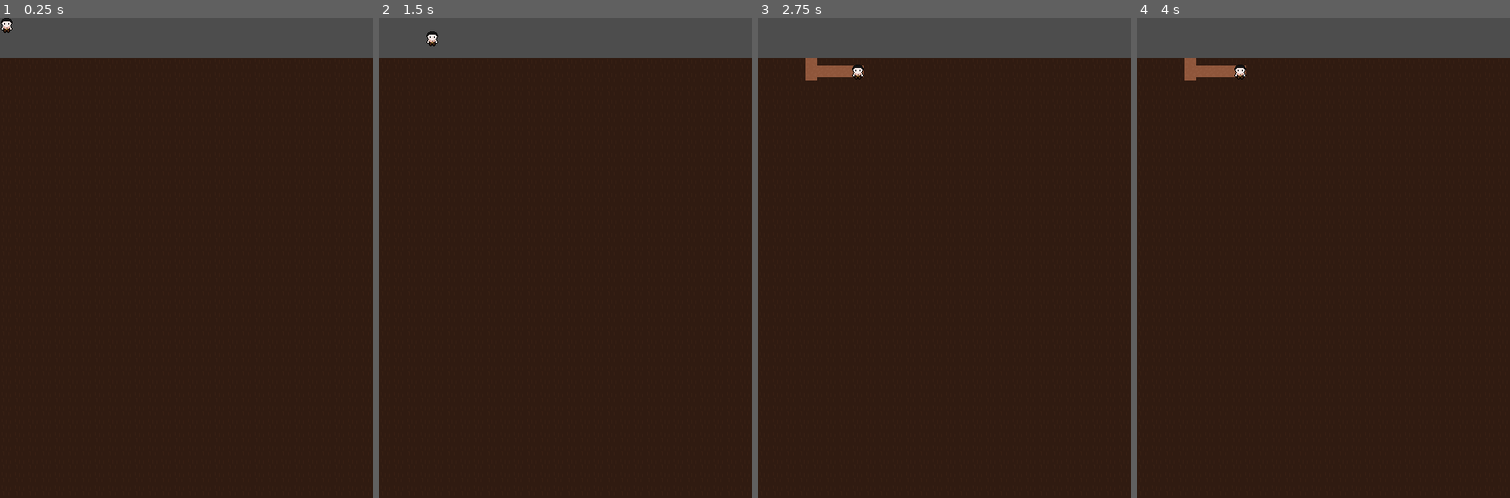
Above: before the commit, frames 1-4 (left to right).
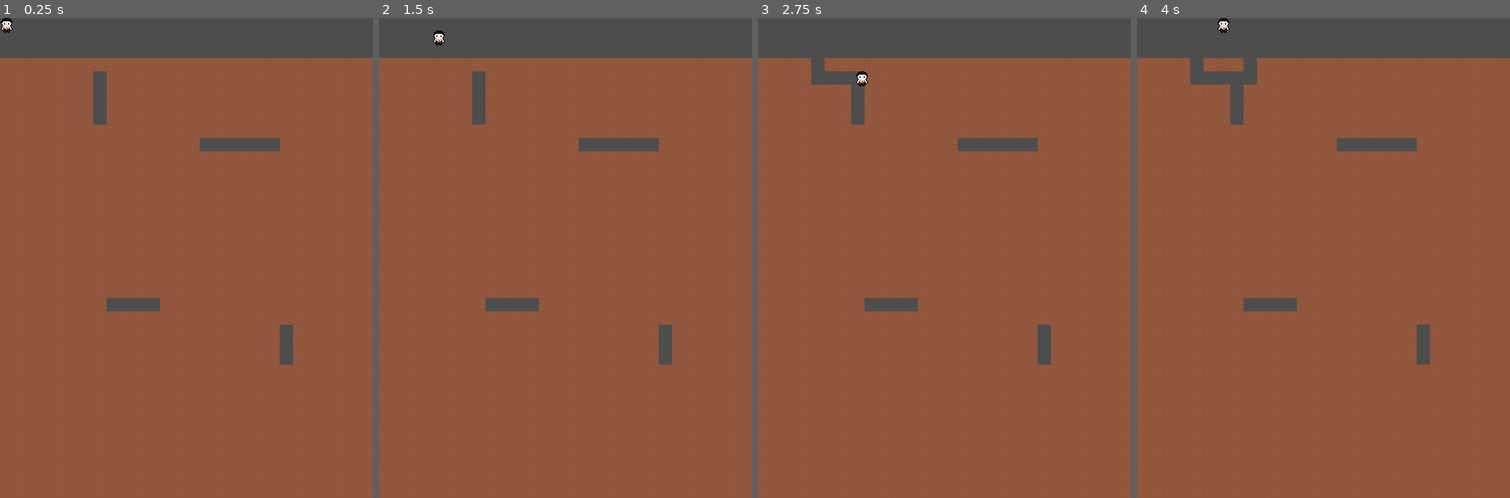
Above: after the commit, the same moments.

Repository: KyzonP/20-games---game-7
Game: Godot game, scene res://Scenes/level.tscn
Same seed, same stepped clock (60 frames per second), same inputs: the game is played once before the commit and once after it.
Inputs:
- Up to frame 1 (0.25 s): no input
- Up to frame 2 (1.5 s): tap Enter at 0.5 s; hold D (move_right) 0.53-1.28 s; hold S (move_down) from 1.28 s (still down)
- Up to frame 3 (2.75 s): release S (move_down) at 2.03 s; hold D (move_right) from 2.03 s (still down)
- Up to frame 4 (4 s): release D (move_right) at 2.78 s; hold W (move_up) 2.78-3.53 s; hold A (move_left) from 3.53 s (still down)

The runs differ from the first frame. In frame 1, 92% of the frame differs, in the area x 0-100%, y 8-100%; in frame 2, 92%, in the area x 0-100%, y 2-100%; in frame 3, 91%; in frame 4, 92%.

Commit message:
Basic functionality
Player can now moves and stays in the grid system.
Level randomly generates pockets, and tiles are removed as the players walks through them

Diff:
--- a/Scenes/level.tscn
+++ b/Scenes/level.tscn
@@ -2,8 +2,8 @@
 
 [ext_resource type="Texture2D" uid="uid://bcoi0t2lx6txt" path="res://Assets/Tileset.png" id="1_tumq0"]
 [ext_resource type="Script" uid="uid://ittxvxyjog1k" path="res://Scripts/player.gd" id="2_6phgx"]
+[ext_resource type="Script" uid="uid://cj8h4e1adu6sb" path="res://Scripts/tile_map_layer.gd" id="2_81xng"]
 [ext_resource type="Texture2D" uid="uid://bgi818xp8eb35" path="res://Assets/Sam.png" id="2_k5f4k"]
-[ext_resource type="Texture2D" uid="uid://cld30ihwu2jr6" path="res://Assets/Background.png" id="3_6phgx"]
 
 [sub_resource type="TileSetAtlasSource" id="TileSetAtlasSource_81xng"]
 texture = ExtResource("1_tumq0")
@@ -35,12 +35,13 @@
 [node name="TileMapLayer" type="TileMapLayer" parent="." unique_id=2025332983]
 tile_map_data = PackedByteArray("AAAAAAMAAAAAAAAAAAAAAAQAAAAAAAAAAAAAAAUAAAAAAAAAAAAAAAYAAAAAAAAAAAAAAAcAAAAAAAAAAAAAAA …(14704 unchanged characters)…
 tile_set = SubResource("TileSet_wqkje")
+script = ExtResource("2_81xng")
 
-[node name="Player" type="Area2D" parent="." unique_id=25887692 node_paths=PackedStringArray("terrainPolygon")]
+[node name="Player" type="Area2D" parent="." unique_id=25887692 node_paths=PackedStringArray("maze")]
 z_index = 2
 position = Vector2(8, 8)
 script = ExtResource("2_6phgx")
-terrainPolygon = NodePath("../Polygon2D")
+maze = NodePath("../TileMapLayer")
 
 [node name="AnimatedSprite2D" type="AnimatedSprite2D" parent="Player" unique_id=226540181]
 texture_filter = 1
@@ -48,13 +49,3 @@
 
 [node name="CollisionShape2D" type="CollisionShape2D" parent="Player" unique_id=700383394]
 shape = SubResource("RectangleShape2D_k5f4k")
-
-[node name="Polygon2D" type="Polygon2D" parent="Player" unique_id=319791325]
-color = Color(1, 1, 1, 0)
-polygon = PackedVector2Array(-7, -7, 7, -7, 7, 7, -7, 7)
-
-[node name="Polygon2D" type="Polygon2D" parent="." unique_id=172687613]
-texture_filter = 1
-texture_repeat = 2
-texture = ExtResource("3_6phgx")
-polygon = PackedVector2Array(16, 48, 448, 48, 448, 576, 0, 576, 0, 48)
--- a/Scripts/player.gd
+++ b/Scripts/player.gd
@@ -1,106 +1,68 @@
 extends Area2D
 
-@export var terrainPolygon : Polygon2D
+@export var helper : Node2D
+@export var maze : TileMapLayer
 
-var lastDir : Direction = Direction.VOID
-var moveDir : Direction = Direction.VOID
-var speed : float = 80.0
-var moving : bool = false
+enum Direction {UP, DOWN, LEFT, RIGHT, VOID}
+var lastDir : Direction = Direction.RIGHT
+var moveDir : Direction = Direction.RIGHT
 var moveUp : bool = false
-var moveDown : bool = false
 var moveLeft : bool = false
 var moveRight : bool = false
+var moveDown : bool = false
+
+var speed : float = 80.0
 
 const SNAP_DISTANCE = 4
 
-enum Direction {UP,DOWN,LEFT,RIGHT,VOID}
 
-func _ready():
-	pass
+func _input(event):
+	if event.is_action_pressed("move_up"):
+		lastDir = Direction.UP
+		moveUp = true
+	elif event.is_action_released("move_up"):
+		moveUp = false
+	if event.is_action_pressed("move_down"):
+		lastDir = Direction.DOWN
+		moveDown = true
+	elif event.is_action_released("move_down"):
+		moveDown = false
+	if event.is_action_pressed("move_left"):
+		lastDir = Direction.LEFT
+		moveLeft = true
+	elif event.is_action_released("move_left"):
+		moveLeft = false
+	if event.is_action_pressed("move_right"):
+		lastDir = Direction.RIGHT
+		moveRight = true
+	elif event.is_action_released("move_right"):
+		moveRight = false
 
 func _physics_process(delta):
-	var roundPos = Vector2(floor(global_position.x/8)*8,floor(global_position.y/8)*8)
+	var cell = maze.local_to_map(global_position)
+	var centre = maze.map_to_local(cell)
 
-	if lastDir != moveDir and global_position.distance_to(roundPos) < SNAP_DISTANCE:
-		global_position = roundPos
-		moveDir = lastDir
+	if not moveUp and not moveLeft and not moveDown and not moveRight:
+		lastDir = Direction.VOID
 
-	# Move in current move direction
+	if lastDir != moveDir:
+		if global_position.distance_to(centre) < SNAP_DISTANCE:
+			global_position = centre
+			moveDir = lastDir
+
+	if global_position.distance_to(centre) < (speed * delta):
+		maze.TileReached(centre)
+
+		# If leaving map boundaries
+		if 1 != 1:
+			global_position = centre
+			moveDir = Direction.VOID
+
 	match moveDir:
 		Direction.UP: global_position.y -= speed * delta
 		Direction.DOWN: global_position.y += speed * delta
 		Direction.LEFT: global_position.x -= speed * delta
 		Direction.RIGHT: global_position.x += speed * delta
 
-	# If moving, cut into terrain
-	if lastDir != Direction.VOID:
-		cut_terrain()
 
-func _input(event):
-	if event.is_action_pressed("move_up"):
-		lastDir = Direction.UP
-		moveUp = true
-		moving = true
-	if event.is_action_pressed("move_down"):
-		lastDir = Direction.DOWN
-		moveDown = true
-		moving = true
-	if event.is_action_pressed("move_left"):
-		lastDir = Direction.LEFT
-		moveLeft = true
-		moving = true
-	if event.is_action_pressed("move_right"):
-		lastDir = Direction.RIGHT
-		moveRight = true
-		moving = true
-
-	if event.is_action_released("move_up"):
-		moveUp = false
-	if event.is_action_released("move_down"):
-		moveDown = false
-	if event.is_action_released("move_left"):
-		moveLeft = false
-	if event.is_action_released("move_right"):
-		moveRight = false
-
-	if not moveUp and not moveDown and not moveLeft and not moveRight:
-		moving = false
-
-		lastDir = Direction.VOID
-		moveDir = Direction.VOID
-
-func cut_terrain():
-	var offset = $Polygon2D.global_position - terrainPolygon.global_position
-	var adjusted_points = []
-	for point in $Polygon2D.polygon:
-		adjusted_points.append(point + offset)
-
-	var result = Geometry2D.clip_polygons(terrainPolygon.polygon, adjusted_points)
-
-	if not result.is_empty():
-		terrainPolygon.polygon = result[0]
-	else:
-		terrainPolygon.polygon = []
-
-#func cut_terrain():
-	#if $Polygon2D.polygon.is_empty():
-		#return
-	#
-	#var offset = $Polygon2D.global_position - terrainPolygon.global_position
-	#var adjusted_points = []
-	#for point in $Polygon2D.polygon:
-		#adjusted_points.append(point + offset)
-		#
-	#if Geometry2D.intersect_polygons(terrainPolygon.polygon, adjusted_points).is_empty():
-		#return
-#
-	#var clean_terrain = Geometry2D.offset_polygon(terrainPolygon.polygon,0.0)
-	#if clean_terrain.is_empty(): return
-	#
-	#var result = []
-	#for sub_terrain in clean_terrain:
-		#var clip_res = Geometry2D.clip_polygons(sub_terrain, adjusted_points)
-		#result.append_array(clip_res)
-	#
-	#terrainPolygon.polygons = result
-	#terrainPolygon.polygon = result[0] if not result.is_empty() else PackedVector2Array()
+	pass
--- /dev/null
+++ b/Scripts/tile_map_layer.gd
@@ -0,0 +1,56 @@
+extends TileMapLayer
+
+func TileReached(tile):
+	erase_cell(local_to_map(tile))
+
+func _ready():
+	CreatePockets()
+
+func CreatePockets():
+	# Randomly generate pockets in the four quarters of the board, and expand those a random amount vertically and horizontally
+	for i in 4:
+		var randX
+		var randY
+
+		if i == 0:
+			randX = randi_range(10,25) * 8
+			randY = randi_range(11,30) * 8
+		elif i == 1:
+			randX = randi_range(35,47) * 8
+			randY = randi_range(11,30) * 8
+		elif i == 2:
+			randX = randi_range(10,25) * 8
+			randY = randi_range(40,63) * 8
+		elif i == 3:
+			randX = randi_range(35,47) * 8
+			randY = randi_range(40,63) * 8
+
+		erase_cell(local_to_map(Vector2i(randX, randY)))
+
+		# 0 = horizontal, 1 = vertical
+		var randDir = randi_range(0,1)
+		var randSize = randi_range(3,5)
+
+		print("rand Dir: " + str(randDir))
+		print("rand Size: " + str(randSize))
+
+		if randDir == 0:
+			var randXForward = randX
+			var randXReverse = randX
+			for j in randSize:
+				print(j)
+				randXForward = randXForward + 8
+				randXReverse = randXReverse-8
+				erase_cell(local_to_map(Vector2i(randXForward, randY)))
+				erase_cell(local_to_map(Vector2i(randXReverse, randY)))
+		elif randDir == 1:
+			var randYForward = randY
+			var randYReverse = randY
+			for j in randSize:
+				randY = randYForward + 8
+				randYReverse = randYReverse-8
+				erase_cell(local_to_map(Vector2i(randX, randYForward)))
+				erase_cell(local_to_map(Vector2i(randX, randYReverse)))
+
+func SpawnEnemy():
+	pass
Not shown, added: Scripts/tile_map_layer.gd.uid
